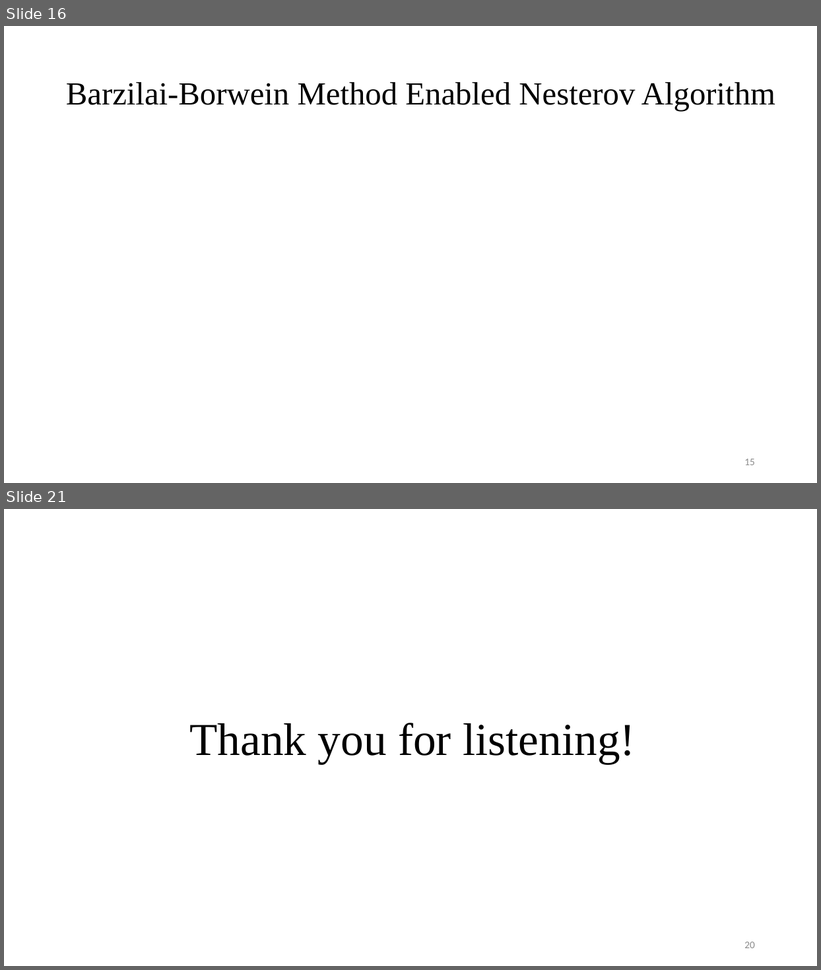
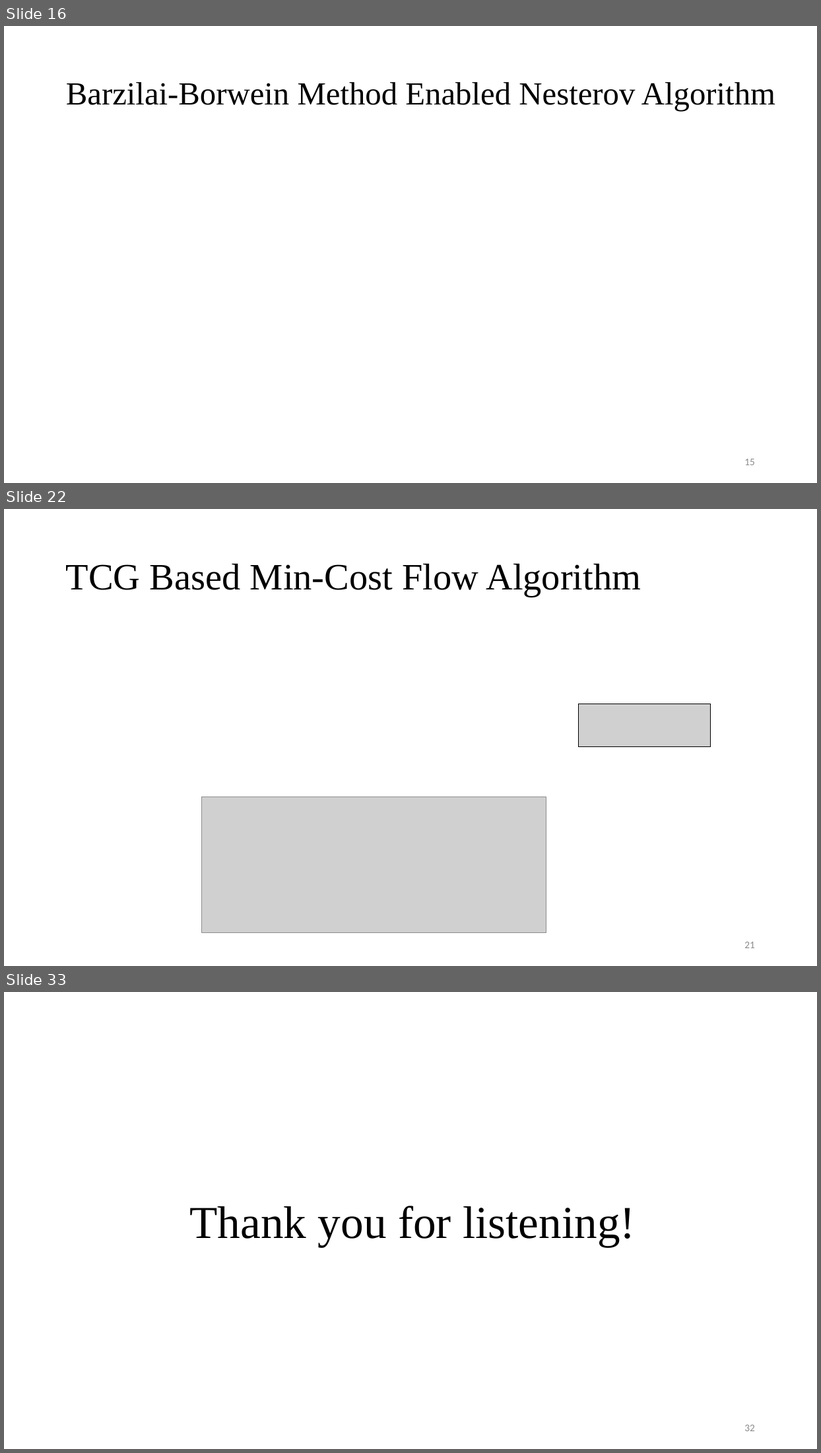
Before and after one commit to Pacific-Feng-Studuies/Studied-Papers, a slide deck: GM/Placement/Stronger Mixed-Size Placement Backbone Considering Second-Order Information/Stronger Mixed-Size Placement Backbone Considering Second-Order Information.pptx. Shown one above the other, each under a label of ours: slides 16 and 21 before the commit, slides 16, 22 and 33 after it; the slides between them are not shown. The pictures are 821x970 and 821x1453 pixels, drawn with LibreOffice and Linux fonts; fonts in the diff are those of the drawing; grey boxes stand for pictures. Boxes give left, top, right and bottom in pixels: in the first picture for what was removed or moved away, otherwise in the second. Text is boxed around its words. In the diff, an @@ line names an element or a change of style, - is before the commit and + after.

```diff
--- a/GM/Placement/Stronger Mixed-Size Placement Backbone Considering Second-Order Information/Stronger Mixed-Size Placement Backbone Considering Second-Order Information.pptx
+++ b/GM/Placement/Stronger Mixed-Size Placement Backbone Considering Second-Order Information/Stronger Mixed-Size Placement Backbone Considering Second-Order Information.pptx
@@ slide 22 added at box(4, 509, 817, 966), background #FFFFFF @@
@@ title added at box(66, 563, 641, 597), 44 pt, text #000000 @@
+TCG Based Min-Cost Flow Algorithm
@@ picture added at box(579, 704, 711, 747) @@
@@ picture added at box(201, 797, 547, 933) @@
@@ page number added at box(745, 942, 755, 949), 12 pt, text #8C8C8C @@
+21
@@ what was slide 21 is now slide 33 @@
@@ page number at box(745, 1425, 755, 1432): text changed @@
-20
+32
```
Also in this commit, not shown: 4 slides changed, 11 other slides added.
